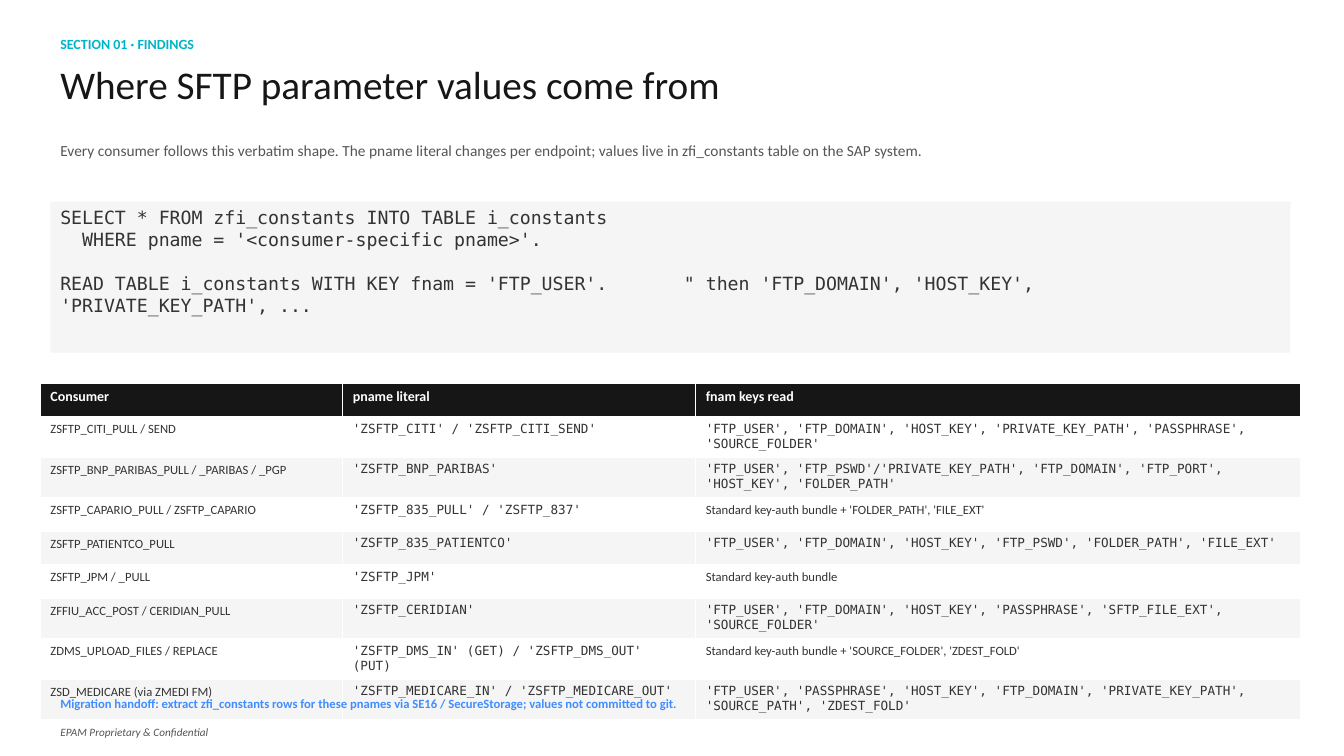
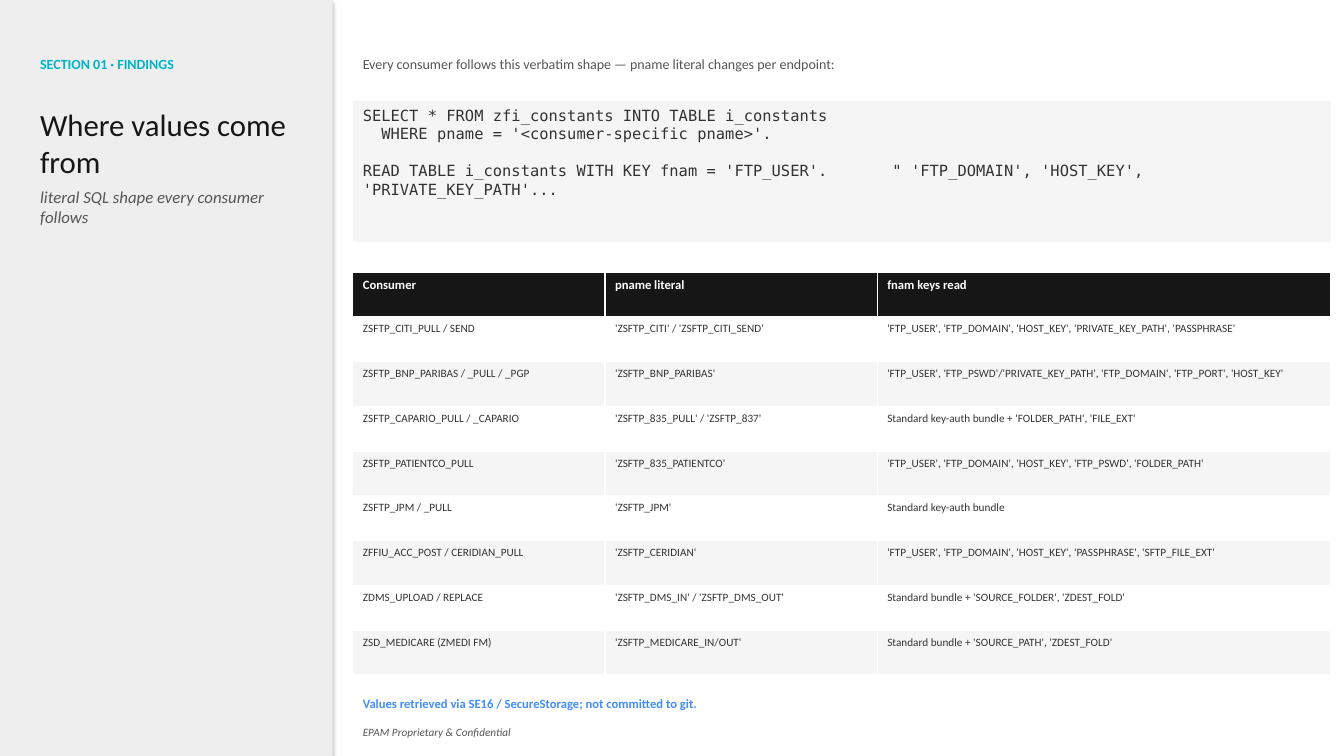
Before and after one commit to fr0ster/cloud-llm-hub, a slide deck: slide 5 of docs/tutorials/codebase-analysis/examples/report.pptx. Drawn at 1344x756 pixels with LibreOffice and Linux fonts; fonts in the diff are those of the drawing. Boxes give left, top, right and bottom in pixels: in the first picture for what was removed or moved away, otherwise in the second. Text is boxed around its words. In the diff, an @@ line names an element or a change of style, - is before the commit and + after.

```diff
--- a/docs/tutorials/codebase-analysis/examples/report.pptx
+++ b/docs/tutorials/codebase-analysis/examples/report.pptx
@@ rectangle added at box(0, 0, 333, 756), fill #EEEEEE @@
@@ text "SECTION 01 · FINDINGS": place and size @@
-text "SECTION 01 · FINDINGS" at box(60, 39, 195, 49)
+text "SECTION 01 · FINDINGS" at box(40, 60, 174, 69)
@@ text added at box(363, 59, 835, 72), 10 pt, text #555555 @@
+Every consumer follows this verbatim shape — pname literal changes per endpoint:
@@ text removed at box(60, 71, 720, 106) @@
-Where SFTP parameter values come from
@@ text at box(40, 114, 286, 225): text changed; size 11 to 12 pt; italic on @@
-Every consumer follows this verbatim shape. The pname literal changes per endpoint; values live in zfi_constants table on the SAP system.
+Where values come from
+literal SQL shape every consumer follows
@@ rectangle "SELECT * FROM zfi_constants INTO ...": place and size @@
-rectangle "SELECT * FROM zfi_constants INTO ..." at box(50, 202, 1291, 353)
+rectangle "SELECT * FROM zfi_constants INTO ..." at box(353, 101, 1331, 242)
@@ text in rectangle at box(363, 109, 827, 142): size 13 to 11 pt in "SELECT * FROM zfi_constants INTO TABLE i_constants", "WHERE pname = '<consumer-specific pname>'." @@
@@ text in rectangle at box(363, 164, 1143, 180): text changed; size 13 to 11 pt @@
-READ TABLE i_constants WITH KEY fnam = 'FTP_USER'. " then 'FTP_DOMAIN', 'HOST_KEY', 'PRIVATE_KEY_PATH', ...
+READ TABLE i_constants WITH KEY fnam = 'FTP_USER'. " 'FTP_DOMAIN', 'HOST_KEY', 'PRIVATE_KEY_PATH'...
@@ table at box(353, 272, 1331, 676) @@
-row 2, column 3: 'FTP_USER', 'FTP_DOMAIN', 'HOST_KEY', 'PRIVATE_KEY_PATH', 'PASSPHRASE', 'SOURCE_FOLDER'
+row 2, column 3: 'FTP_USER', 'FTP_DOMAIN', 'HOST_KEY', 'PRIVATE_KEY_PATH', 'PASSPHRASE'
-row 3, column 1: ZSFTP_BNP_PARIBAS_PULL / _PARIBAS / _PGP
+row 3, column 1: ZSFTP_BNP_PARIBAS / _PULL / _PGP
-row 3, column 3: 'FTP_USER', 'FTP_PSWD'/'PRIVATE_KEY_PATH', 'FTP_DOMAIN', 'FTP_PORT', 'HOST_KEY', 'FOLDER_PATH'
+row 3, column 3: 'FTP_USER', 'FTP_PSWD'/'PRIVATE_KEY_PATH', 'FTP_DOMAIN', 'FTP_PORT', 'HOST_KEY'
-row 4, column 1: ZSFTP_CAPARIO_PULL / ZSFTP_CAPARIO
+row 4, column 1: ZSFTP_CAPARIO_PULL / _CAPARIO
-row 5, column 3: 'FTP_USER', 'FTP_DOMAIN', 'HOST_KEY', 'FTP_PSWD', 'FOLDER_PATH', 'FILE_EXT'
+row 5, column 3: 'FTP_USER', 'FTP_DOMAIN', 'HOST_KEY', 'FTP_PSWD', 'FOLDER_PATH'
-row 7, column 3: 'FTP_USER', 'FTP_DOMAIN', 'HOST_KEY', 'PASSPHRASE', 'SFTP_FILE_EXT', 'SOURCE_FOLDER'
+row 7, column 3: 'FTP_USER', 'FTP_DOMAIN', 'HOST_KEY', 'PASSPHRASE', 'SFTP_FILE_EXT'
-row 8: ZDMS_UPLOAD_FILES / REPLACE | 'ZSFTP_DMS_IN' (GET) / 'ZSFTP_DMS_OUT' (PUT) | Standard key-auth bundle + 'SOURCE_FOLDER', 'ZDEST_FOLD'
+row 8: ZDMS_UPLOAD / REPLACE | 'ZSFTP_DMS_IN' / 'ZSFTP_DMS_OUT' | Standard bundle + 'SOURCE_FOLDER', 'ZDEST_FOLD'
-row 9: ZSD_MEDICARE (via ZMEDI FM) | 'ZSFTP_MEDICARE_IN' / 'ZSFTP_MEDICARE_OUT' | 'FTP_USER', 'PASSPHRASE', 'HOST_KEY', 'FTP_DOMAIN', 'PRIVATE_KEY_PATH', 'SOURCE_PATH', 'ZDEST_FOLD'
+row 9: ZSD_MEDICARE (ZMEDI FM) | 'ZSFTP_MEDICARE_IN/OUT' | Standard bundle + 'SOURCE_PATH', 'ZDEST_FOLD'
@@ size 10 to 9 pt in "Consumer", "pname literal", "fnam keys read" @@
@@ size 9 to 8 pt in "ZSFTP_CITI_PULL / SEND", "'ZSFTP_CITI' / 'ZSFTP_CITI_SEND'", "'ZSFTP_BNP_PARIBAS'", "'ZSFTP_835_PULL' / 'ZSFTP_837'" and 8 more places @@
@@ font DejaVu Sans Mono to Calibri in "'ZSFTP_CITI' / 'ZSFTP_CITI_SEND'", "'ZSFTP_BNP_PARIBAS'", "'ZSFTP_835_PULL' / 'ZSFTP_837'", "'ZSFTP_835_PATIENTCO'" and 2 more places @@
@@ table: place and size @@
-table at box(40, 383, 1301, 717)
+table at box(353, 272, 1331, 676)
@@ text at box(363, 699, 697, 710): text changed @@
-Migration handoff: extract zfi_constants rows for these pnames via SE16 / SecureStorage; values not committed to git.
+Values retrieved via SE16 / SecureStorage; not committed to git.
@@ text "EPAM Proprietary & Confidential": place and size @@
-text "EPAM Proprietary & Confidential" at box(60, 728, 208, 738)
+text "EPAM Proprietary & Confidential" at box(363, 728, 511, 738)
```
Also in this commit, not shown: 10 other slides changed, 21 other files.
